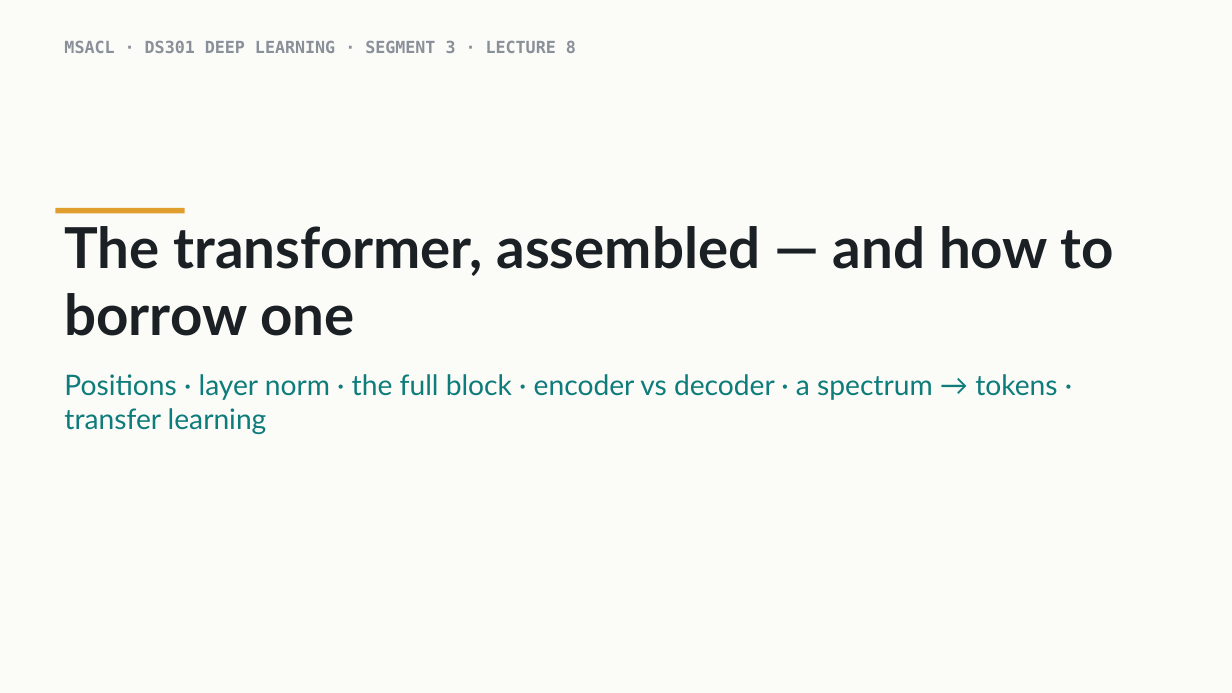
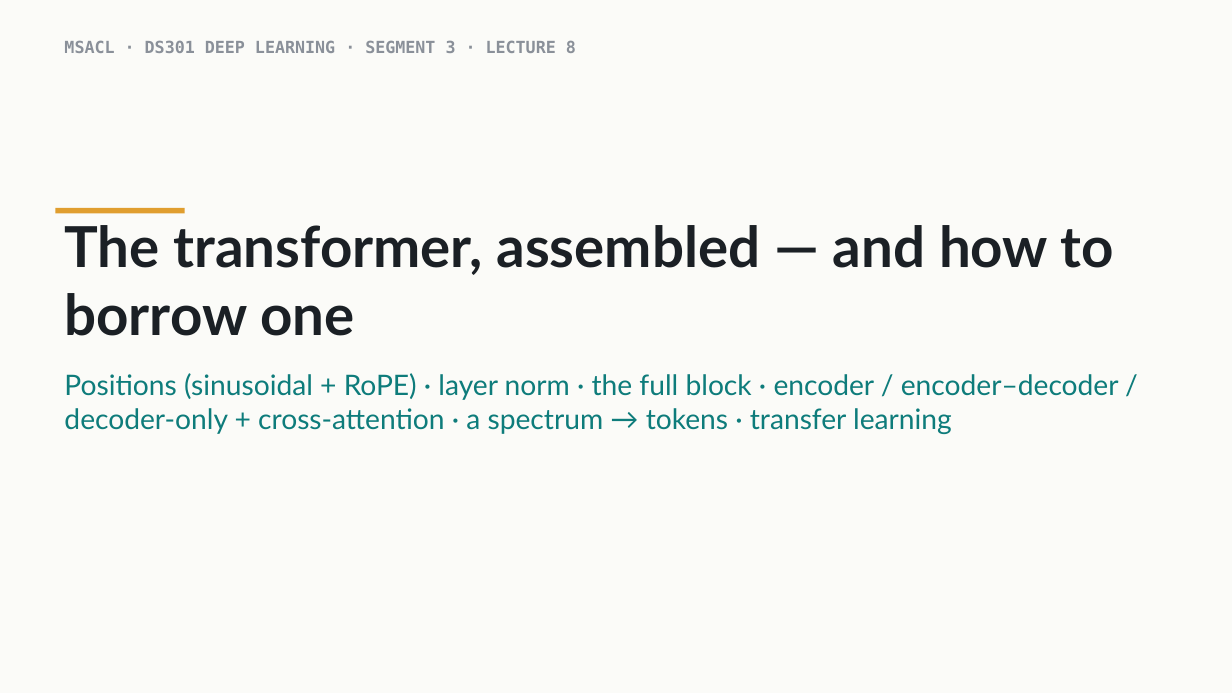
Before and after one commit to indigobio/msacl_dl_course, a slide deck: slide 1 of slides/pptx/lecture08_transformer.pptx. Drawn at 1232x693 pixels with LibreOffice and Linux fonts; fonts in the diff are those of the drawing. Boxes give left, top, right and bottom in pixels: in the first picture for what was removed or moved away, otherwise in the second. Text is boxed around its words. In the diff, an @@ line names an element or a change of style, - is before the commit and + after.

Commit message:
Lecture 8: expand transformer (PE heatmap, RoPE, cross-attention, 3 families); rewrite Quiz 8 to context=K/V; introduce Casanovo on first use

```diff
--- a/slides/pptx/lecture08_transformer.pptx
+++ b/slides/pptx/lecture08_transformer.pptx
@@ text at bbox=[64, 373, 1119, 434]: text changed @@
-Positions · layer norm · the full block · encoder vs decoder · a spectrum → tokens · transfer learning
+Positions (sinusoidal + RoPE) · layer norm · the full block · encoder / encoder–decoder / decoder-only + cross-attention · a spectrum → tokens · transfer learning
```
Also in this commit, not shown: 6 other slides changed, 4 slides added, 1 slide removed, 9 other files.
